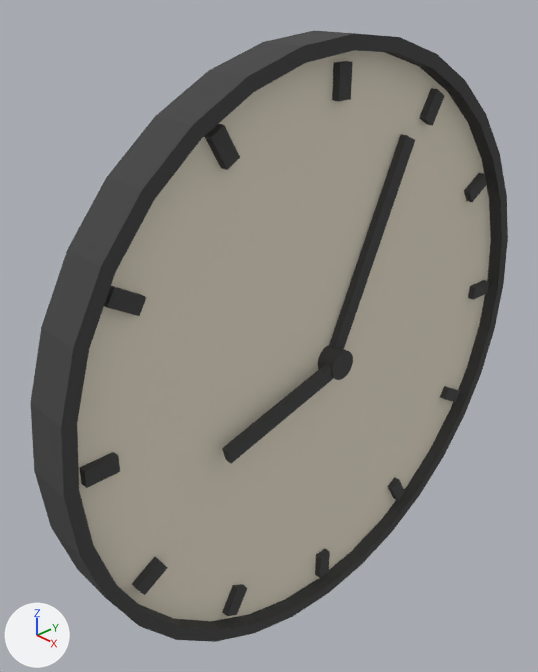
What one commit did to the Blender file blender/clock.blend.
One viewpoint serves both versions: a 50 mm camera at (0.301, -0.327, 0.231) aimed at (-0.023, -0.022, 0.012). Arrows for +X, +Y and +Z are at lower left; the lights stay in place.
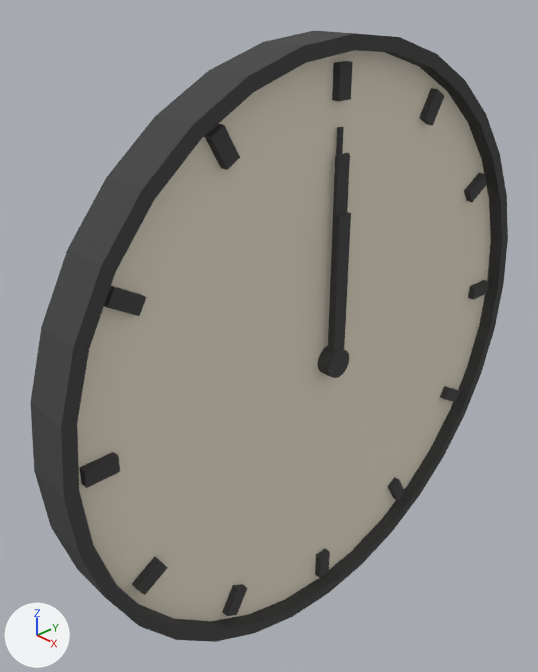
Boxes (x1, y1, x2, y2) around the edits, measured in the pictures (538 x 672 px):
'Cube.001', moved, rescaled, turned
    before: (329, 134, 415, 349)
    after: (328, 153, 350, 353)
'Cube', moved, turned, rescaled
    before: (222, 364, 333, 464)
    after: (331, 212, 351, 354)
'Cylinder.001', moved, rescaled
    before: (318, 345, 353, 380)
    after: (318, 346, 349, 378)
'Cube.014', added
    after: (336, 127, 344, 155)

The edits, one by one:
Object 'Cylinder.001' (ob_cylinder_001) moves from (0.013, 0.0, 0.0) to (0.0149, 0.0, 0.0).
Object 'Cylinder.001' (ob_cylinder_001) is rescaled from (1.0, 1.0, 1.0) to (1.0, 1.0, 0.5).
Object 'Cube' (ob_cube) moves from (0.013, 0.0, 0.0) to (0.0149, 0.0, 0.0).
Object 'Cube' (ob_cube) turns from (-255, 0, 0) to (-360, 0, 0) degrees about x, y and z.
Object 'Cube' (ob_cube) is rescaled from (0.005, 0.01, 0.1) to (0.0025, 0.01, 0.1).
Object 'Cube.001' (ob_cube_001) turns from (-25, 0, 0) to (0, 0, 0) degrees about x, y and z.
Object 'Cube.001' (ob_cube_001) moves from (0.013, 0.0, 0.0) to (0.0149, 0.0, 0.0).
Object 'Cube.001' (ob_cube_001) is rescaled from (0.005, 0.01, 0.15) to (0.0025, 0.01, 0.135).
Object 'Cube.014' (ob_cube_014) is new; it shows a copy of the mesh of ob_cube_001.
Its location is (0.0124, 0.0, 0.0).
Its scale is (0.00125, 0.004, 0.15).
